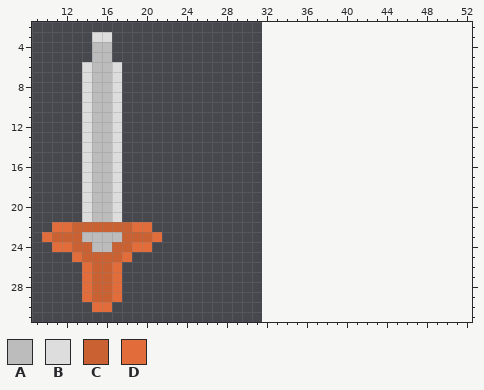
One commit to this pixel-art sprite: TimothEUnified/Assets/Resources/Spritesheets/Weapons/Iron_Sword.png. The picture above was drawn from the file before the commit.
The file is 32x32 pixels. Colours within 5 levels of each other are drawn and written as one. Shown: x 9..52, y 2..31. The old version is drawn lined up with the new one, on the new canvas.
Palette (. is transparent): A #bcbcbc  B #dddddd  C #c96133  D #e26d3b
Pixels before, first column x 10:
 3 .....BB.....
 4 .....AA.....
 5 .....AA.....
 6 ....BAAB....
 7 ....BAAB....
 8 ....BAAB....
 9 ....BAAB....
10 ....BAAB....
11 ....BAAB....
12 ....BAAB....
13 ....BAAB....
14 ....BAAB....
15 ....BAAB....
16 ....BAAB....
17 ....BAAB....
18 ....BAAB....
19 ....BAAB....
20 ....BAAB....
21 ....BAAB....
22 .DDCCCCCCDD.
23 DCCCAAAACCCD
24 .DDCCAACCDD.
25 ...DCCCCD...
26 ....DCCD....
27 ....DCCD....
28 ....DCCD....
29 ....DCCD....
30 .....DD.....
After:
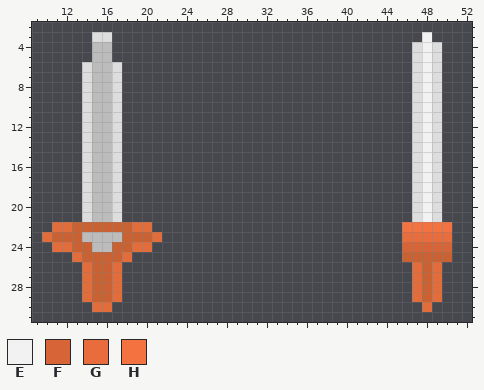
Colours new in this view: E #f2f2f2  F #d66437  G #e86c3c  H #f4723f
Log entry: Horizontal and vertical sprites based on direction of sword
Diff:
canvas 32x32 -> 64x32
Colour B is added in rows 4 to 21 at x 47 and 49.
Colour C is added in row 25 at x 46 to 50; in rows 26 to 29 at x 48.
Colour D is added in rows 26 to 29 at x 47 and 49; in row 30 at x 48.
Colour E is added in rows 3 to 21 at x 48.
Colour F is added in row 24 at x 46 to 50.
Colour G is added in row 23 at x 46 to 50.
Colour H is added in row 22 at x 46 to 50.
Boxes around the changes in both pictures, in picture pixels (x1, y1, x2, y2):
added: (402, 32, 452, 312)
